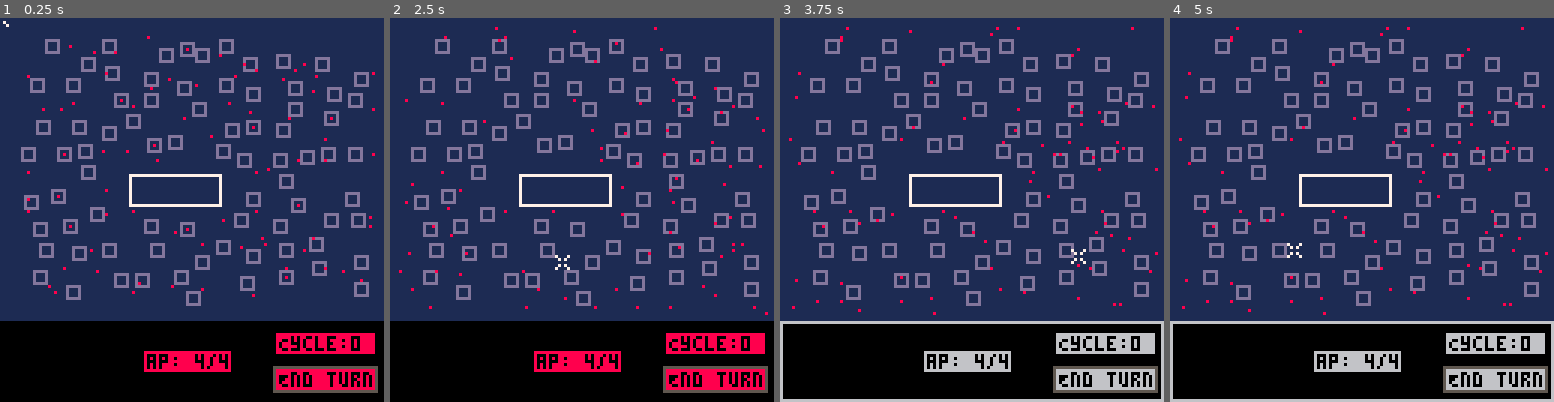
Above: before the commit, frames 1-4 (left to right).
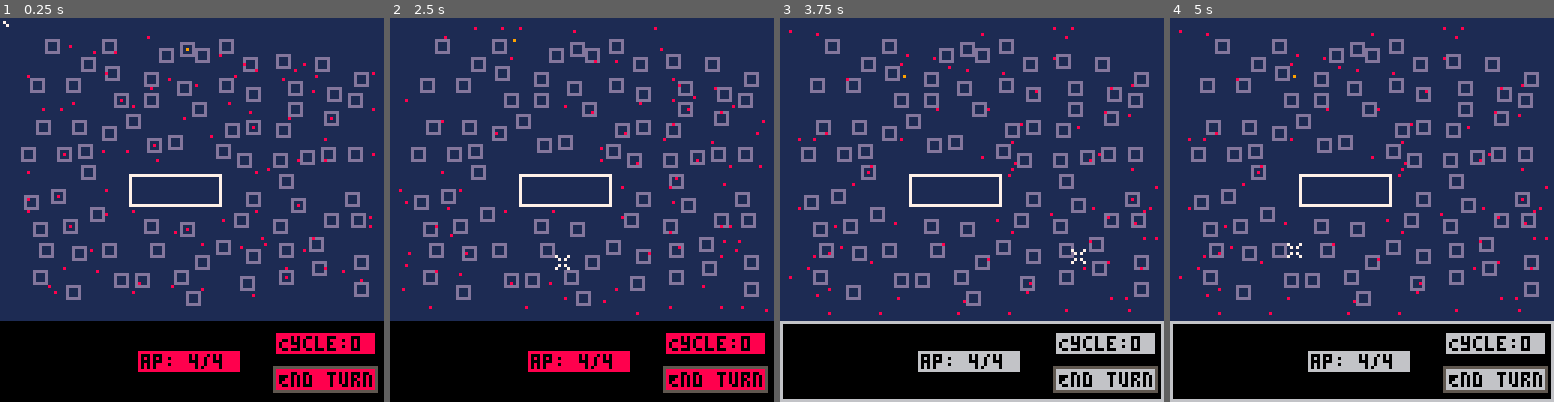
Above: after the commit, the same moments.

Repository: vholmer/capture-and-trace
Game: PICO-8 cartridge cart.p8
Same seed, same stepped clock (60 frames per second), same inputs: the game is played once before the commit and once after it.
Inputs (mouse positions are in pixels of both pictures, inside the frame that each line leads up to):
- Up to frame 1 (0.25 s): no input
- Up to frame 2 (2.5 s): click (670, 121) at 0.67 s; click (436, 267) at 1.22 s; click (497, 114) at 1.77 s; click (562, 259) at 2.32 s
- Up to frame 3 (3.75 s): click (1014, 106) at 2.87 s; click (1075, 256) at 3.42 s
- Up to frame 4 (5 s): click (1231, 102) at 3.97 s; click (1292, 248) at 4.52 s

The runs differ from the first frame. In frame 1, 0.5% of the frame differs, in the area x 35-63%, y 7-93%; in frame 2, 0.9%; in frame 3, 1.4%, in the area x 2-99%, y 2-93%; in frame 4, 1.4%.

Commit message:
changed snatcher to is_snatcher

Diff:
--- a/lua/draw.lua
+++ b/lua/draw.lua
@@ -1,7 +1,7 @@
 function draw_ap()
-	ap_top_left_x = 48
+	ap_top_left_x = 46
 	ap_top_left_y = 111
-	ap_bot_right_x = ap_top_left_x + 28
+	ap_bot_right_x = ap_top_left_x + 33
 	ap_bot_right_y = ap_top_left_y + 6
 
 	if in_cycle then
@@ -130,8 +130,8 @@
 
 function draw_agent(a)
 	-- and false because debugging feature toggle
-	if 		a.snatcher
-		and false
+	if 		a.is_snatcher
+		and true
 	then
 		pset(a.x, a.y, 9)
 	else
--- a/lua/game.lua
+++ b/lua/game.lua
@@ -28,6 +28,15 @@
 			time_cycle = 100
 		end
 	end
+end
+
+function is_game_over()
+	for agent in all(agents) do
+		if not agent.is_snatcher then
+			return false
+		end
+	end
+	return true
 end
 
 function check_empty(x, y, a)
@@ -90,7 +99,9 @@
 end
 
 function act(a)
-	agent_snatch(a)
+	if not a.is_snatcher then
+		agent_get_snatched(a)
+	end
 	agent_move(a)
 end
 
@@ -134,11 +145,11 @@
 	return result
 end
 
-function agent_snatch(agent)
+function agent_get_snatched(agent)
 	snatcher = get_nearby_snatcher(agent)
 	if snatcher ~= nil then
-		if snatch_chance > rnd(0.1) then
-			agent.snatcher = true
+		if snatch_chance > rnd(1) then
+			agent.is_snatcher = true
 		end
 	end
 end
@@ -165,7 +176,7 @@
 			agent.y += dy
 			agent.prev_dx = dx
 			agent.prev_dy = dy
-			if agent.snatcher then
+			if agent.is_snatcher then
 				matrix[agent.x][agent.y] = "snatcher"
 			else
 				matrix[agent.x][agent.y] = "agent"
--- a/lua/globals.lua
+++ b/lua/globals.lua
@@ -19,4 +19,4 @@
 curr_ap = 4
 et_mouse_over = false
 snatch_radius = 3
-snatch_chance = 0.01 -- percent
+snatch_chance = 0.1 -- percent
--- a/lua/main.lua
+++ b/lua/main.lua
@@ -12,6 +12,7 @@
 	end
 	if in_cycle then
 		foreach(agents, act)
+		is_game_over()
 	else
 		user_input()
 	end
--- a/lua/make.lua
+++ b/lua/make.lua
@@ -27,7 +27,7 @@
 			agent.y = rand_y
 			agent.home_x = rand_x
 			agent.home_y = rand_y
-			agent.snatcher = first_snatcher
+			agent.is_snatcher = first_snatcher
 			if first_snatcher then
 				matrix[agent.x][agent.y] = "snatcher"
 			else
